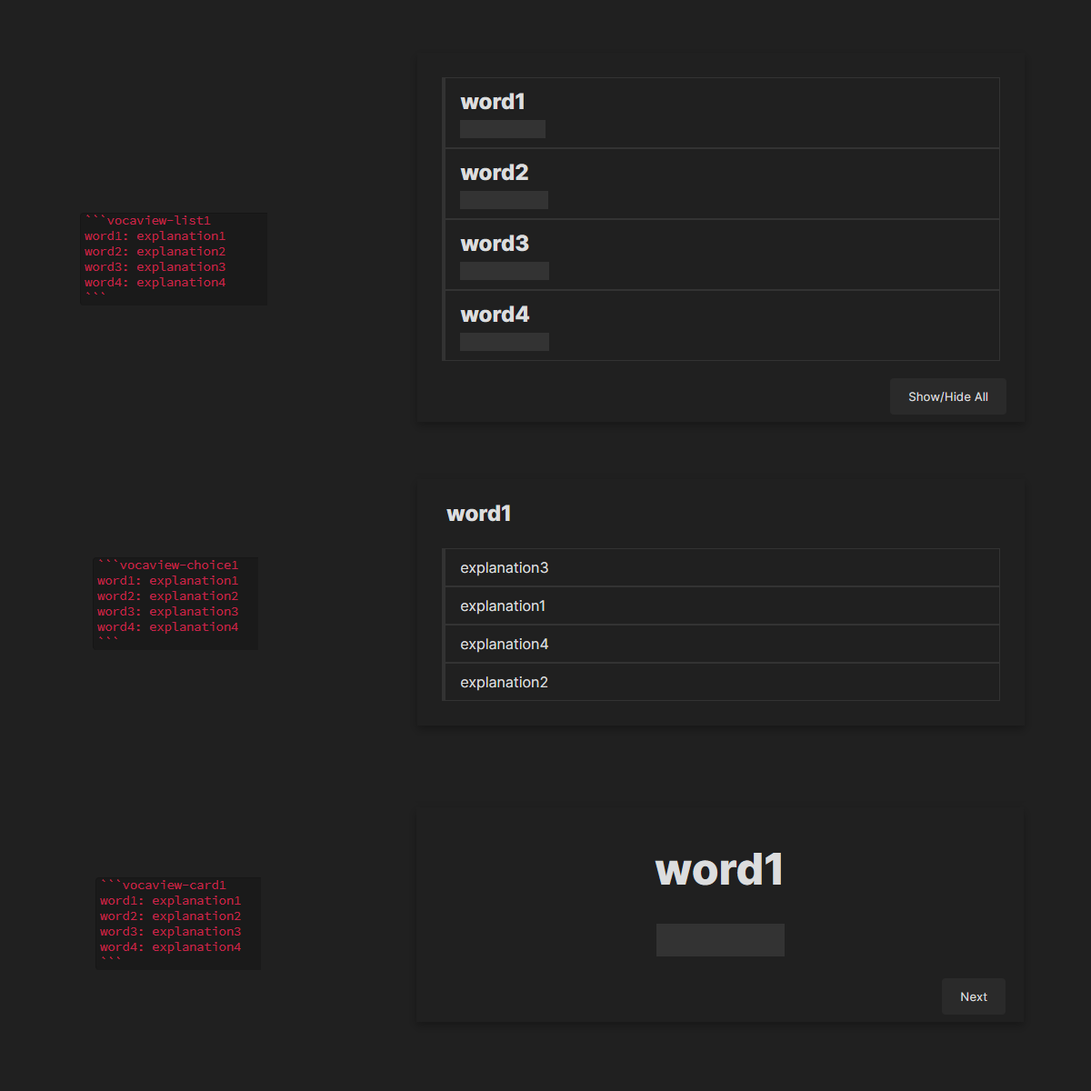
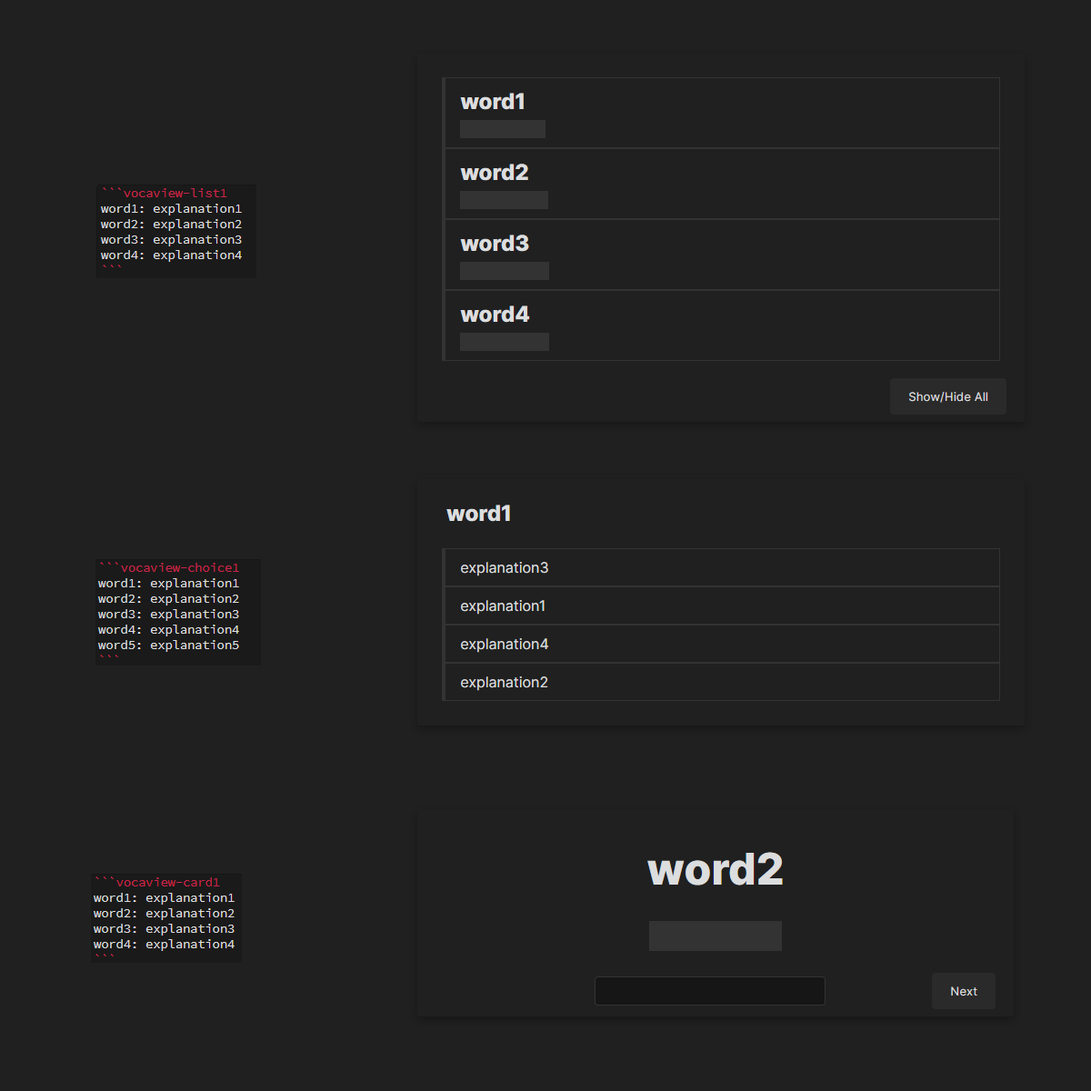
Revision of a layered 1091 x 1091 image; what changed, layer by layer:
renamed "被粘贴的图层" to "card", painted on it over bbox(90, 812, 1027, 1029)
painted on "choice" over bbox(92, 557, 262, 666)
painted on "list" over bbox(80, 184, 268, 306)
